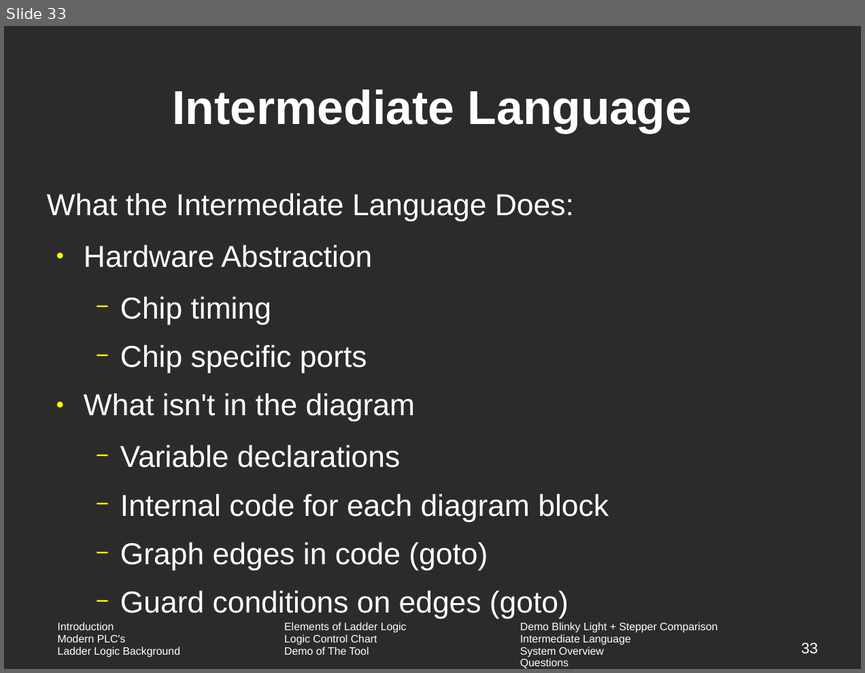
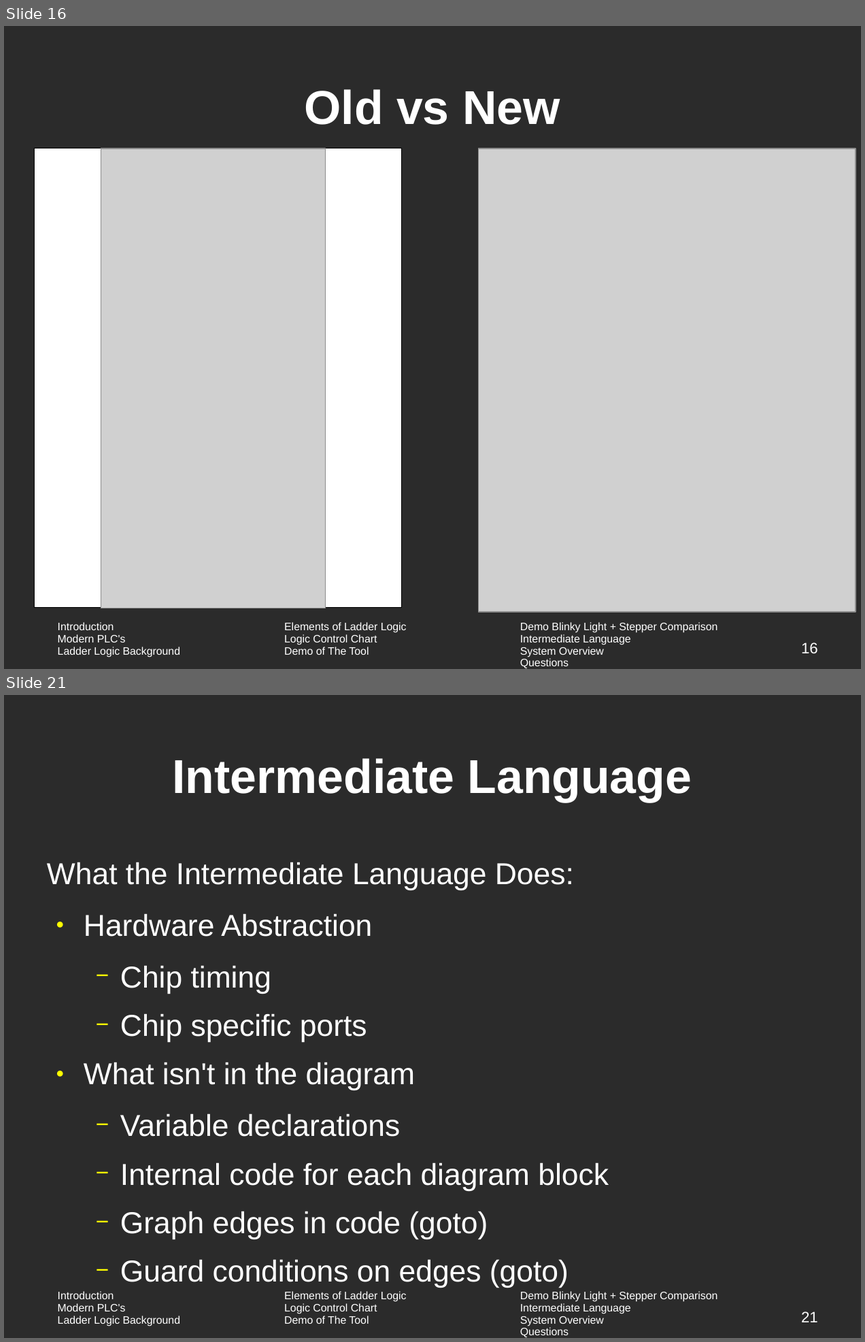
Before and after one commit to vortex-5/plcthesis, a slide deck: presentation/defense.odp. Shown one above the other, each under a label of ours: slide 33 before the commit, slides 16 and 21 after it; the slides between them are not shown. The pictures are 865x673 and 865x1342 pixels, drawn with LibreOffice and Linux fonts; fonts in the diff are those of the drawing; grey boxes stand for pictures; background and template pictures are left out; a plain dark background stands for a picture behind light text. Boxes give left, top, right and bottom in pixels: in the first picture for what was removed or moved away, otherwise in the second. Text is boxed around its words. In the diff, an @@ line names an element or a change of style, - is before the commit and + after.

```diff
--- a/presentation/defense.odp
+++ b/presentation/defense.odp
@@ slide 16 added at [4, 26, 861, 669], background picture (left out); not listed: 1 template element that a slide beside it also shows @@
@@ title added at [305, 89, 560, 125], 44 pt, text #FFFFFF, bold @@
+Old vs New
@@ rectangle added at [35, 148, 401, 607], fill #FFFFFF, outline #000000 0 pt @@
@@ picture added at [101, 148, 326, 607] @@
@@ picture added at [478, 148, 855, 611] @@
@@ page number added at [801, 642, 818, 653], 14 pt, text #FFFFFF @@
+16
@@ what was slide 33 is now slide 21 @@
@@ page number at [801, 1311, 818, 1322]: text changed @@
-33
+21
```
Also in this commit, not shown: 5 slides changed, 15 other slides added, 29 slides removed, 24 other files.
